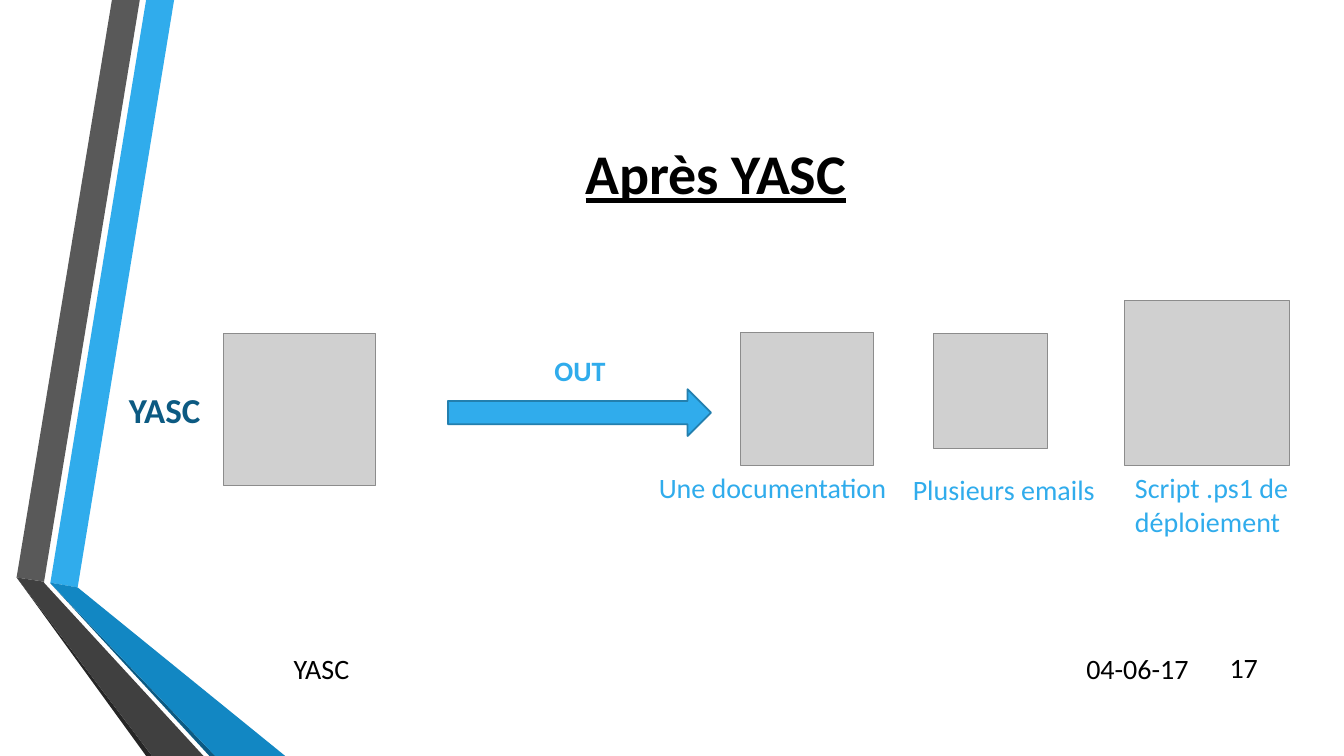
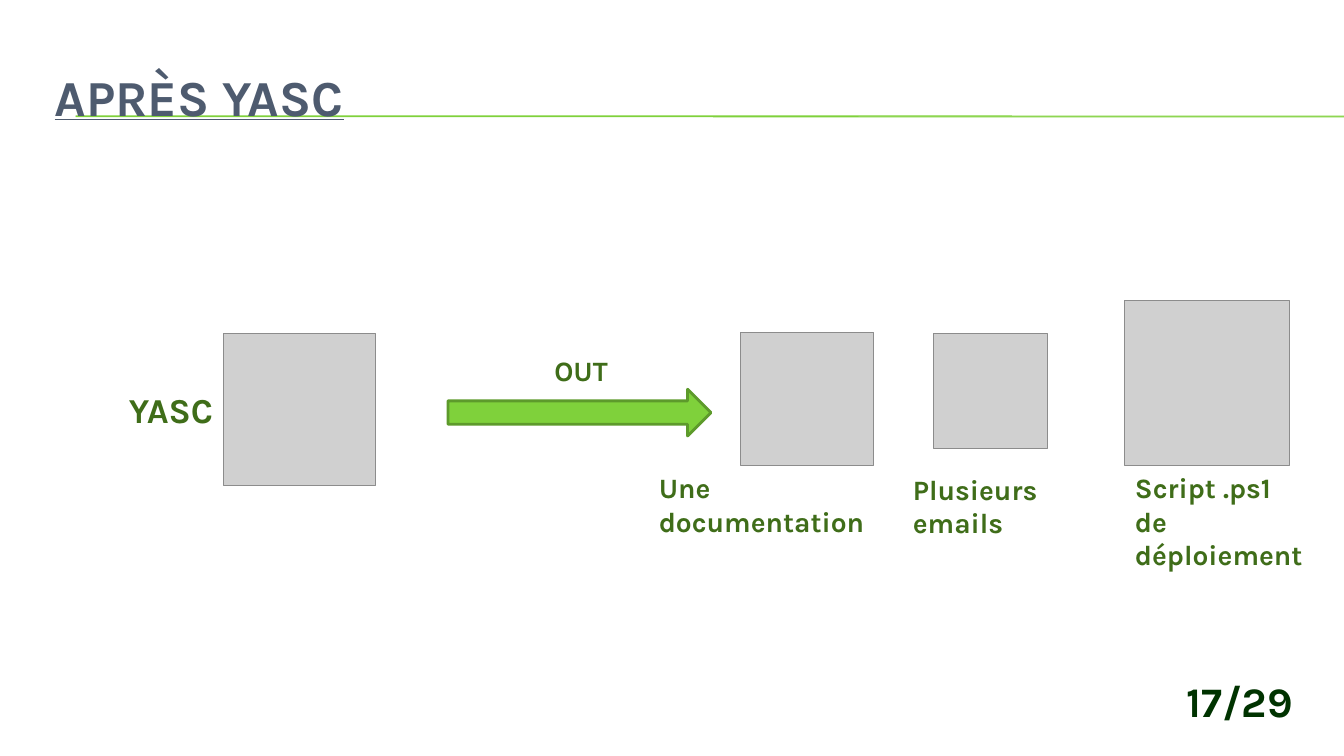
Before and after one commit to CerfontaineMathieu/TFE, a slide deck: slide 17 of Automatisation des déploiements d’applications et d’équipements réseaux via.pptx. Drawn at 1344x756 pixels with LibreOffice and Linux fonts; fonts in the diff are those of the drawing; grey boxes stand for pictures; background and template pictures are left out. Boxes give left, top, right and bottom in pixels: in the first picture for what was removed or moved away, otherwise in the second. Text is boxed around its words. In the diff, an @@ line names an element or a change of style, - is before the commit and + after.

```diff
--- a/Automatisation des déploiements d’applications et d’équipements réseaux via.pptx
+++ b/Automatisation des déploiements d’applications et d’équipements réseaux via.pptx
@@ title at [55, 71, 343, 120]: text changed; size 40 to 36 pt; font Calibri to Karla; text colour #000000 to #4E5B6F @@
-Après YASC
+APRÈS YASC
@@ line added from (76, 116) to (1344, 116), #7FD13B 0.75 pt @@
@@ line added from (76, 117) to (1344, 117), #7FD13B 0.75 pt @@
@@ text "OUT" at [554, 362, 607, 382]: font Calibri to Karla, text colour #30ACEC to #3F6D19 @@
@@ text "YASC" at [129, 400, 213, 424]: font Calibri to Karla, text colour #0C5A82 to #3F6D19 @@
@@ right arrow at [448, 389, 711, 436]: fill #30ACEC to #7FD13B; outline #247FAF 1.25 pt to #5E9B2C 2 pt @@
@@ font Calibri to Karla, text colour #30ACEC to #3F6D19, bold on in 3 elements at [659, 479, 864, 533], [913, 480, 1038, 534], [1135, 478, 1303, 572] @@
@@ group removed at [16, 0, 285, 756]: 6 freeform shapes @@
@@ text removed at [294, 661, 350, 680] @@
-YASC
@@ text removed at [1086, 660, 1188, 680] @@
-04-06-17
@@ text "17/29" at [1186, 685, 1293, 721]: vertical alignment middle to top @@
@@ text at [1186, 685, 1293, 721]: text changed; size 20 to 30 pt; font Calibri to Karla; text colour #000000 to #003300; bold on @@
-17
+17/29
```
Also in this commit, not shown: 16 other slides changed, 12 slides added, 5 slides removed, 8 other files.
